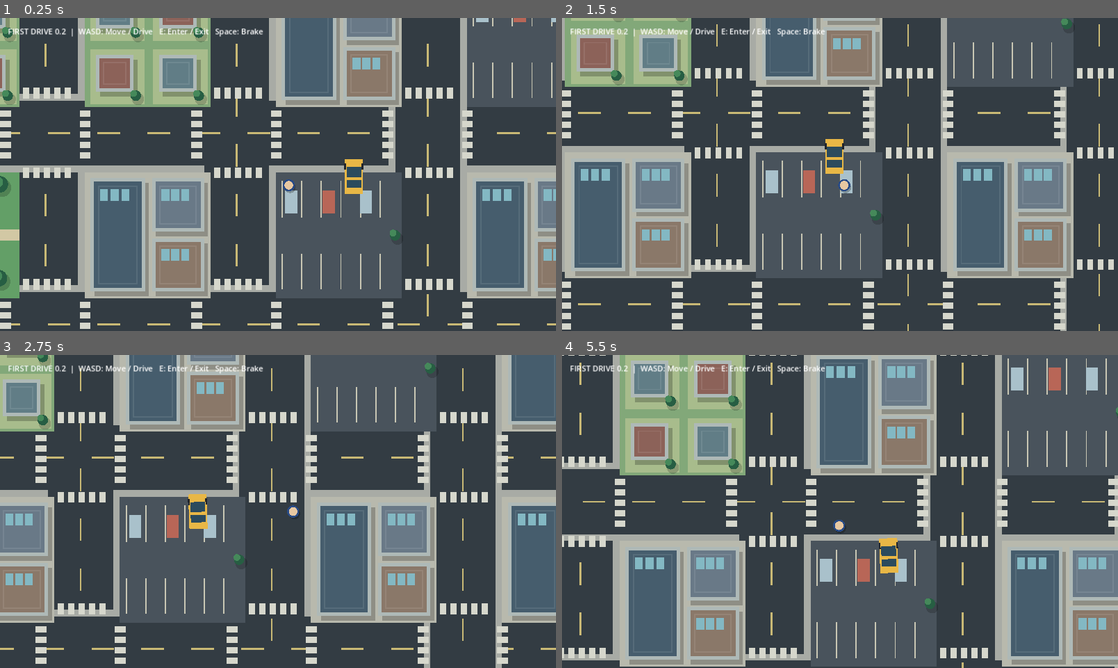
Above: before the commit, frames 1-4 (two rows, left to right).
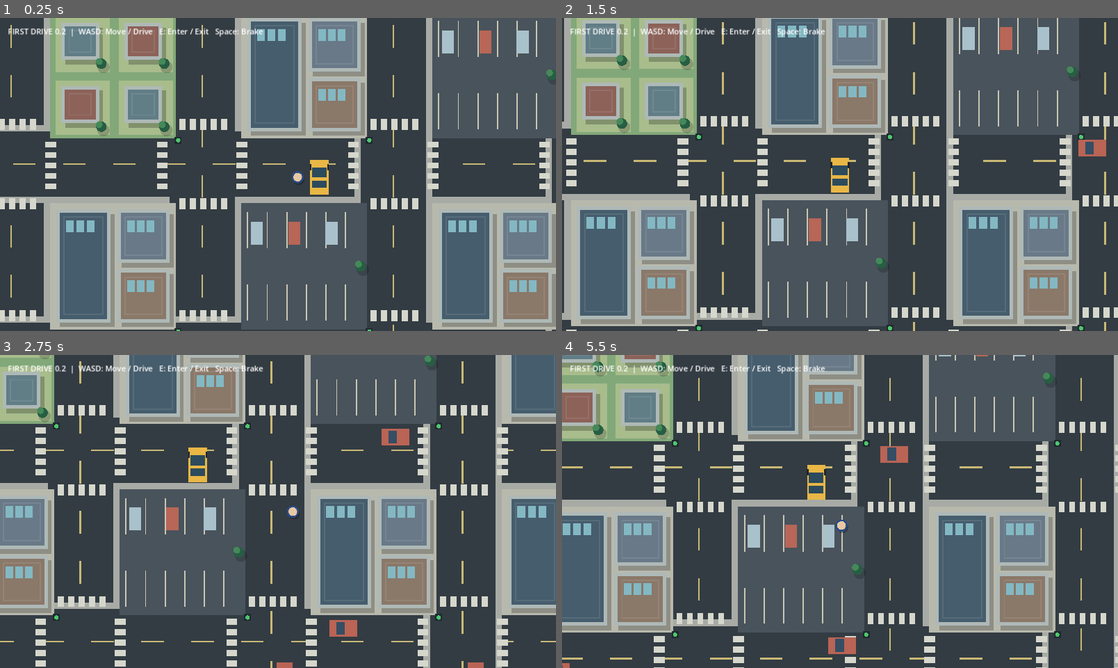
Above: after the commit, the same moments.

Repository: Joe-Petts/gta
Game: Godot game, scene res://scenes/main.tscn
Two runs of this game, one before a commit and one after it. Both use one fixed random seed, a clock stepped at 60 frames per second and the inputs below.
Inputs:
- Up to frame 1 (0.25 s): no input
- Up to frame 2 (1.5 s): hold Right (ui_right) 0.53-1.28 s; hold E 0.53-1.28 s; tap Space at 0.77, 0.8, 1.07, 1.35 s; hold Down (ui_down) from 1.28 s (still down)
- Up to frame 3 (2.75 s): tap Space at 1.52, 1.82, 2.3 s; tap E at 1.55 s; release Down (ui_down) at 2.03 s; hold Right (ui_right) from 2.03 s (still down); hold E from 2.03 s (still down)
- Up to frame 4 (5.5 s): release Right (ui_right) at 2.78 s; release E at 2.78 s; hold Up (ui_up) 2.78-3.53 s; tap E at 2.85, 4.35 s; tap Space at 3.02, 3.32, 4.52, 4.82, 5.3 s; hold Space 3.53-4.28 s; hold Left (ui_left) 3.53-5.03 s; hold Down (ui_down) from 5.03 s (still down); hold E from 5.03 s (still down)

The runs differ from the first frame. In frame 1, 67% of the frame differs, in the area x 0-100%, y 0-100%; in frame 2, 58%; in frame 3, 20%; in frame 4, 78%.

Commit message:
Implement city collisions, AI road traffic and signal phases

Diff:
--- a/scripts/main.gd
+++ b/scripts/main.gd
@@ -3,14 +3,99 @@
 const ROAD := 150.0
 const BLOCK := 440.0
 const WORLD := 2800.0
-var player := Vector2(120, 120)
-var car := Vector2(270, 100)
+var player := Vector2(220, 30)
+var car := Vector2(270, 30)
 var angle := 0.0
 var speed := 0.0
 var driving := false
 var camera: Camera2D
 var hud: Label
 var _e_held := false
+var blockers: Array[Rect2] = []
+var traffic: Array[Dictionary] = []
+var light_time := 0.0
+
+func _setup_world() -> void:
+    for x in range(-3, 3):
+        for y in range(-3, 3):
+            var p := Vector2(x * BLOCK + 90, y * BLOCK + 90)
+            if x >= 1 and y >= 1:
+                blockers.append(Rect2(p + Vector2(12, 12), Vector2(262, 132)))
+                for i in range(4):
+                    blockers.append(Rect2(p + Vector2(18 + i * 65, 185), Vector2(52, 86)))
+            elif x <= -1 and y <= -1:
+                for a in range(2):
+                    for b in range(2):
+                        blockers.append(Rect2(p + Vector2(26 + a * 145, 25 + b * 145), Vector2(87, 85)))
+            elif (x == -1 and y == 1) or (x == 0 and y == 1) or (x == -2 and y == 0):
+                pass
+            elif (x + y) % 3 == 0:
+                for i in range(3):
+                    blockers.append(Rect2(p + Vector2(22 + i * 86, 42), Vector2(28, 53)))
+            else:
+                blockers.append(Rect2(p + Vector2(14, 14), Vector2(125, 260)))
+                blockers.append(Rect2(p + Vector2(155, 14), Vector2(120, 123)))
+                blockers.append(Rect2(p + Vector2(155, 152), Vector2(120, 122)))
+    for n in range(-2, 3):
+        var road := float(n) * BLOCK
+        traffic.append({"pos": Vector2(-1000.0 + n * 120.0, road + 30), "dir": Vector2.RIGHT})
+        traffic.append({"pos": Vector2(1000.0 - n * 120.0, road - 30), "dir": Vector2.LEFT})
+        traffic.append({"pos": Vector2(road - 30, -900.0 + n * 130.0), "dir": Vector2.DOWN})
+        traffic.append({"pos": Vector2(road + 30, 900.0 - n * 130.0), "dir": Vector2.UP})
+
+func _blocked(pos: Vector2, radius: float, check_traffic: bool = true) -> bool:
+    if abs(pos.x) + radius > WORLD / 2.0 or abs(pos.y) + radius > WORLD / 2.0:
+        return true
+    for rect in blockers:
+        var q := Vector2(clampf(pos.x, rect.position.x, rect.end.x), clampf(pos.y, rect.position.y, rect.end.y))
+        if q.distance_squared_to(pos) < radius * radius:
+            return true
+    if check_traffic:
+        for vehicle in traffic:
+            var p: Vector2 = vehicle["pos"]
+            if p.distance_squared_to(pos) < (radius + 23.0) * (radius + 23.0):
+                return true
+    return false
+
+func _move_safely(pos: Vector2, motion: Vector2, radius: float) -> Vector2:
+    var result := pos
+    var count := maxi(1, int(ceil(motion.length() / 8.0)))
+    var step := motion / float(count)
+    for i in range(count):
+        if not _blocked(result + Vector2(step.x, 0), radius):
+            result.x += step.x
+        if not _blocked(result + Vector2(0, step.y), radius):
+            result.y += step.y
+    return result
+
+func _traffic_tick(delta: float) -> void:
+    light_time = fmod(light_time + delta, 14.0)
+    for vehicle in traffic:
+        var pos: Vector2 = vehicle["pos"]
+        var dir: Vector2 = vehicle["dir"]
+        var axis := pos.x if abs(dir.x) > 0.5 else pos.y
+        var heading := dir.x if abs(dir.x) > 0.5 else dir.y
+        var red := light_time >= 7.0 if abs(dir.x) > 0.5 else light_time < 7.0
+        var stop := false
+        if red:
+            for n in range(-3, 4):
+                var dist := (float(n) * BLOCK - axis) * heading
+                if dist >= 76.0 and dist < 79.0 + 100.0 * delta:
+                    stop = true
+        if not stop:
+            var next := pos + dir * 100.0 * delta
+            if next.distance_to(car) > 53.0:
+                pos = next
+        if pos.x > 1390.0:
+            pos.x = -1390.0
+        if pos.x < -1390.0:
+            pos.x = 1390.0
+        if pos.y > 1390.0:
+            pos.y = -1390.0
+        if pos.y < -1390.0:
+            pos.y = 1390.0
+        vehicle["pos"] = pos
+
 
 func _ready() -> void:
     camera = Camera2D.new()
@@ -25,30 +110,36 @@
     hud.add_theme_font_size_override("font_size", 18)
     hud.text = "FIRST DRIVE 0.2  |  WASD: Move / Drive   E: Enter / Exit   Space: Brake"
     ui.add_child(hud)
+    _setup_world()
     queue_redraw()
 
 func _process(delta: float) -> void:
+    _traffic_tick(delta)
     var move := Input.get_vector("ui_left", "ui_right", "ui_up", "ui_down")
     if driving:
-        speed = move_toward(speed, -move.y * 390.0, 340.0 * delta)
+        speed = move_toward(speed, -move.y * 380.0, 350.0 * delta)
         if Input.is_key_pressed(KEY_SPACE):
-            speed = move_toward(speed, 0.0, 1000.0 * delta)
+            speed = move_toward(speed, 0.0, 900.0 * delta)
         if abs(speed) > 5.0:
-            angle += move.x * 2.25 * delta * sign(speed)
-        car += Vector2.UP.rotated(angle) * speed * delta
+            angle += move.x * 2.3 * delta * sign(speed)
+        var motion := Vector2.UP.rotated(angle) * speed * delta
+        var next := _move_safely(car, motion, 22.0)
+        if next.distance_to(car + motion) > 2.0:
+            speed = 0.0
+        car = next
         player = car
     else:
-        player += move * 230.0 * delta
+        player = _move_safely(player, move * 230.0 * delta, 11.0)
     if Input.is_key_pressed(KEY_E) and not _e_held:
         if driving:
-            driving = false
-            player = car + Vector2(62, 0)
-            speed = 0.0
-        elif player.distance_to(car) < 100.0:
+            var exit_pos := car + Vector2.RIGHT.rotated(angle) * 58.0
+            if not _blocked(exit_pos, 11.0):
+                driving = false
+                player = exit_pos
+                speed = 0.0
+        elif player.distance_to(car) < 85.0:
             driving = true
     _e_held = Input.is_key_pressed(KEY_E)
-    player = player.clamp(Vector2(-WORLD / 2, -WORLD / 2), Vector2(WORLD / 2, WORLD / 2))
-    car = car.clamp(Vector2(-WORLD / 2, -WORLD / 2), Vector2(WORLD / 2, WORLD / 2))
     camera.position = player
     queue_redraw()
 
@@ -146,6 +237,18 @@
                 _park(origin)
             else:
                 _downtown(origin, x, y)
+    for x in range(-3, 4):
+        for y in range(-3, 4):
+            var p := Vector2(float(x) * BLOCK - 63, float(y) * BLOCK - 63)
+            draw_rect(Rect2(p, Vector2(16, 16)), Color("202a30"))
+            draw_circle(p + Vector2(8, 8), 5, Color("e24b42") if light_time >= 7.0 else Color("4dc76e"))
+    for vehicle in traffic:
+        var p: Vector2 = vehicle["pos"]
+        var dir: Vector2 = vehicle["dir"]
+        draw_set_transform(p, dir.angle() + PI / 2.0)
+        draw_rect(Rect2(-19, -32, 38, 64), Color("b96455"))
+        draw_rect(Rect2(-15, -16, 30, 20), Color("354e64"))
+    draw_set_transform(Vector2.ZERO, 0.0)
     draw_set_transform(car, angle)
     draw_rect(Rect2(-21, -40, 42, 80), Color("e8b746"))
     draw_rect(Rect2(-17, -22, 34, 23), Color("2c4b5d"))
